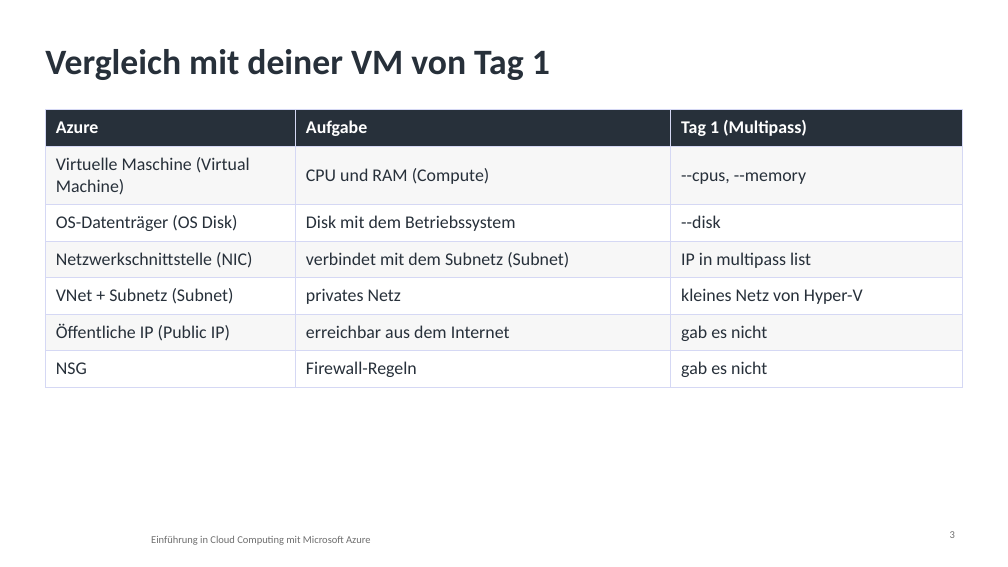
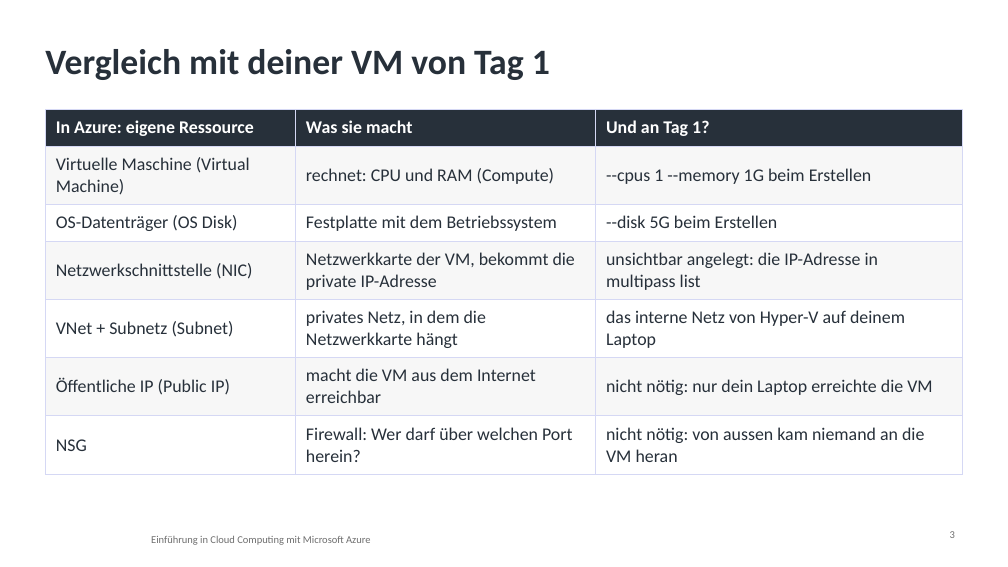
Before and after one commit to pat-teacher/azure-basics-training, a slide deck: slide 3 of praesentationen/input-04-azure-compute.pptx. Drawn at 1008x567 pixels with LibreOffice and Linux fonts; fonts in the diff are those of the drawing; background and template pictures are left out. Boxes give left, top, right and bottom in pixels: in the first picture for what was removed or moved away, otherwise in the second. Text is boxed around its words. In the diff, an @@ line names an element or a change of style, - is before the commit and + after.

Commit message:
Update Azure Compute materials: revise VM comparison table and enhance explanations

```diff
--- a/praesentationen/input-04-azure-compute.pptx
+++ b/praesentationen/input-04-azure-compute.pptx
@@ table at [45,110,963,466] @@
-row 1: Azure | Aufgabe | Tag 1 (Multipass)
+row 1: In Azure: eigene Ressource | Was sie macht | Und an Tag 1?
-row 2, column 2: CPU und RAM (Compute)
+row 2, column 2: rechnet: CPU und RAM (Compute)
-row 2, column 3: --cpus, --memory
+row 2, column 3: --cpus 1 --memory 1G beim Erstellen
-row 3, column 2: Disk mit dem Betriebssystem
+row 3, column 2: Festplatte mit dem Betriebssystem
-row 3, column 3: --disk
+row 3, column 3: --disk 5G beim Erstellen
-row 4, column 2: verbindet mit dem Subnetz (Subnet)
+row 4, column 2: Netzwerkkarte der VM, bekommt die private IP-Adresse
-row 4, column 3: IP in multipass list
+row 4, column 3: unsichtbar angelegt: die IP-Adresse in multipass list
-row 5, column 2: privates Netz
+row 5, column 2: privates Netz, in dem die Netzwerkkarte hängt
-row 5, column 3: kleines Netz von Hyper-V
+row 5, column 3: das interne Netz von Hyper-V auf deinem Laptop
-row 6, column 2: erreichbar aus dem Internet
+row 6, column 2: macht die VM aus dem Internet erreichbar
-row 6, column 3: gab es nicht
+row 6, column 3: nicht nötig: nur dein Laptop erreichte die VM
-row 7, column 2: Firewall-Regeln
+row 7, column 2: Firewall: Wer darf über welchen Port herein?
-row 7, column 3: gab es nicht
+row 7, column 3: nicht nötig: von aussen kam niemand an die VM heran
```
Also in this commit, not shown: 2 other files.
